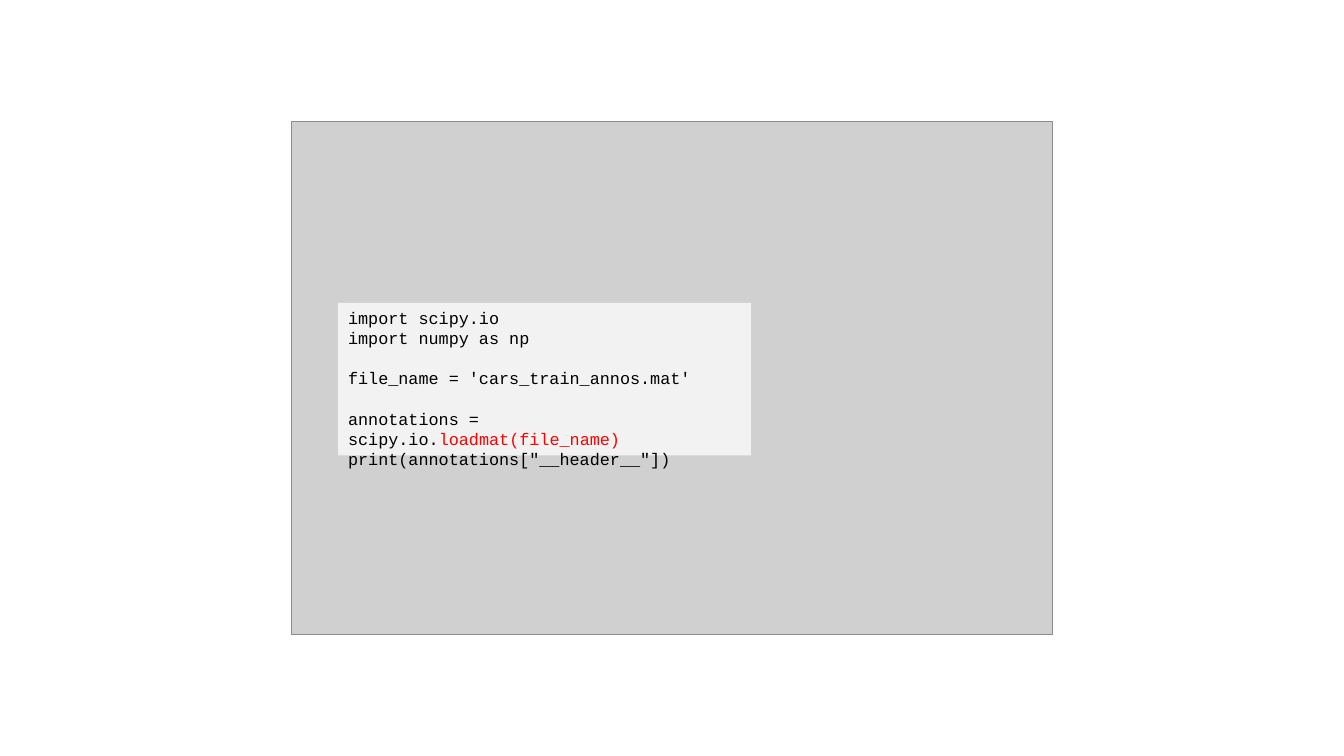
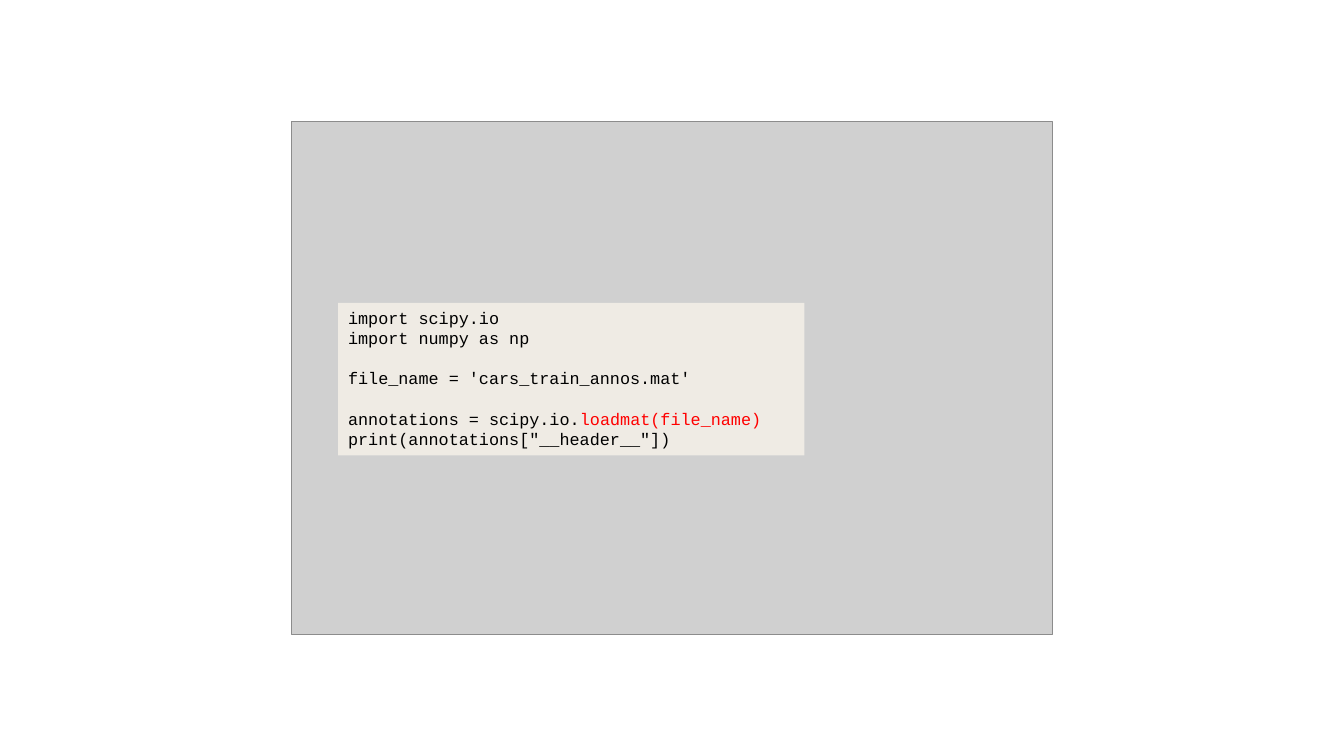
Before and after one commit to JNYH/DataCamp_Assessment, a slide deck: slide 23 of Data_Management.pptx (slide 22 before the commit). Drawn at 1344x756 pixels with LibreOffice and Linux fonts; fonts in the diff are those of the drawing; grey boxes stand for pictures. Boxes give left, top, right and bottom in pixels: in the first picture for what was removed or moved away, otherwise in the second. Text is boxed around its words. In the diff, an @@ line names an element or a change of style, - is before the commit and + after.

```diff
--- a/Data_Management.pptx
+++ b/Data_Management.pptx
@@ rectangle "import scipy.io": place and size @@
-rectangle "import scipy.io" at (338,302,751,455)
+rectangle "import scipy.io" at (338,302,805,455)
@@ rectangle "import scipy.io" at (338,302,805,455): fill #F2F2F2 to #EFEBE4 @@
```
Also in this commit, not shown: 27 other slides changed, 7 slides added, 1 slide removed.
